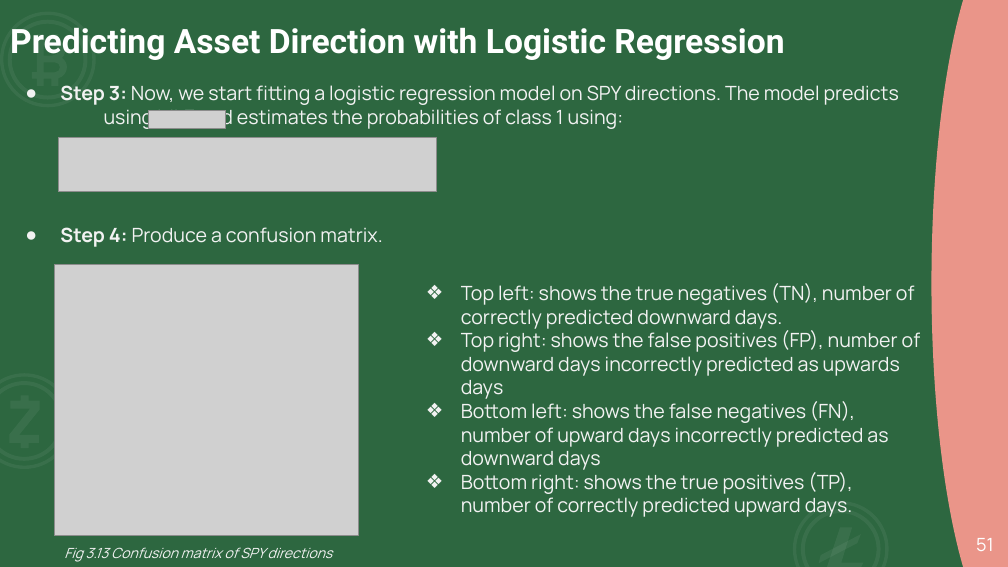
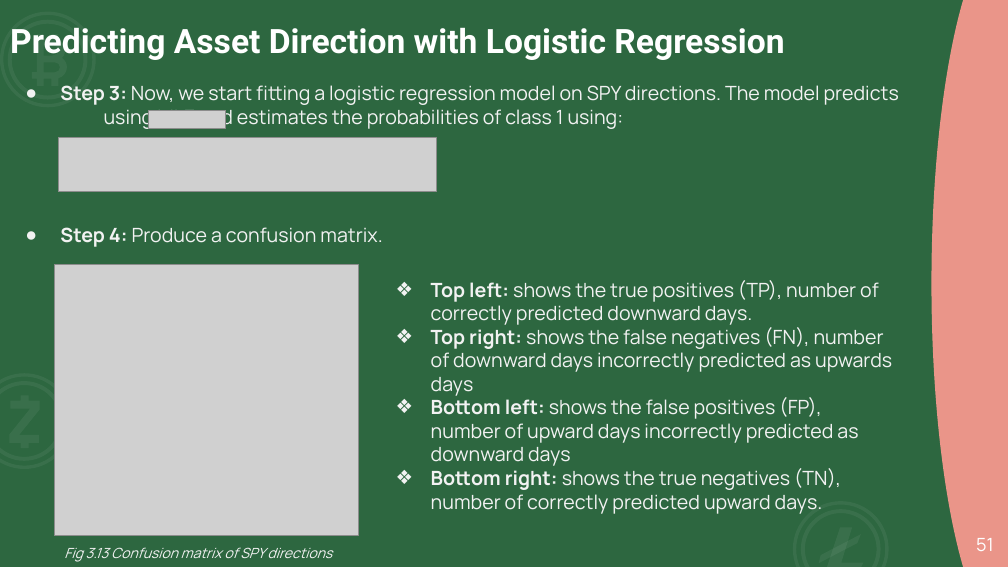
Before and after one commit to lykjohn/UChicago-Summer-Session-2022, a slide deck: slide 51 of Week3/Week 3 Lecture.pptx. Drawn at 1008x567 pixels with LibreOffice and Linux fonts; fonts in the diff are those of the drawing; grey boxes stand for pictures. Boxes give left, top, right and bottom in pixels: in the first picture for what was removed or moved away, otherwise in the second. Text is boxed around its words. In the diff, an @@ line names an element or a change of style, - is before the commit and + after.

```diff
--- a/Week3/Week 3 Lecture.pptx
+++ b/Week3/Week 3 Lecture.pptx
@@ text at (431, 280, 892, 514): text changed @@
-❖ Top left: shows the true negatives (TN), number of correctly predicted downward days.
-❖ Top right: shows the false positives (FP), number of downward days incorrectly predicted as upwards days
-❖ Bottom left: shows the false negatives (FN), number of upward days incorrectly predicted as downward days
-❖ Bottom right: shows the true positives (TP), number of correctly predicted upward days.
+❖ Top left: shows the true positives (TP), number of correctly predicted downward days.
+❖ Top right: shows the false negatives (FN), number of downward days incorrectly predicted as upwards days
+❖ Bottom left: shows the false positives (FP), number of upward days incorrectly predicted as downward days
+❖ Bottom right: shows the true negatives (TN), number of correctly predicted upward days.
```
Also in this commit, not shown: 1 other file.
